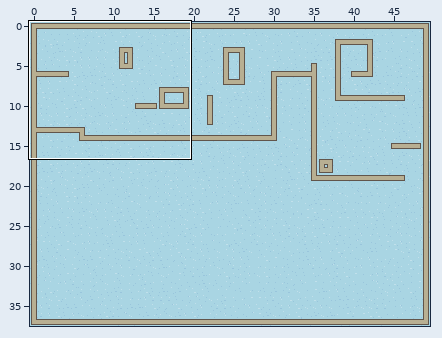
Two states of a Tiled map, res/new_basic_level.tmx. Above, an overview of the earlier version with the close-up marked.
Close-up. Before the commit:
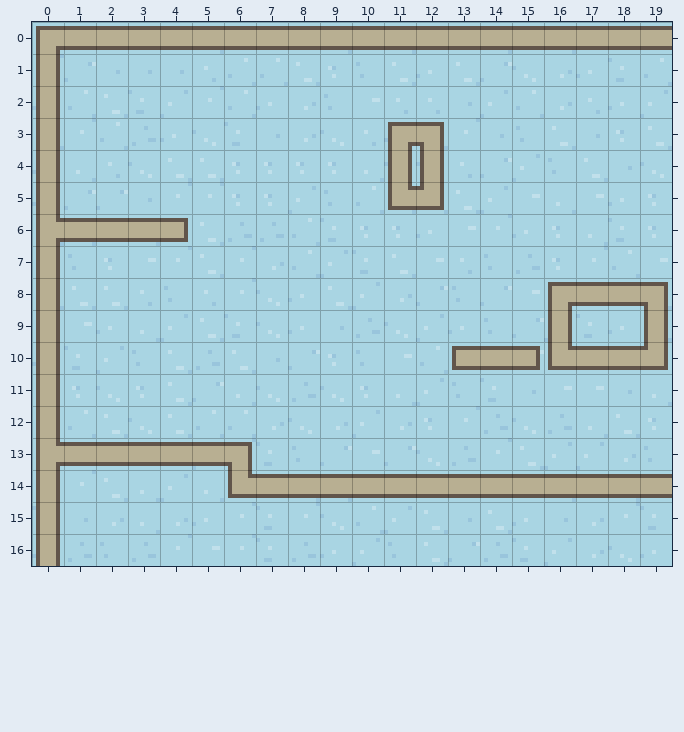
Cells are 8x8 px. Shown: x 0..19, y 0..16. The commit also changed other parts of the map, which this record leaves out.
Now the later version:
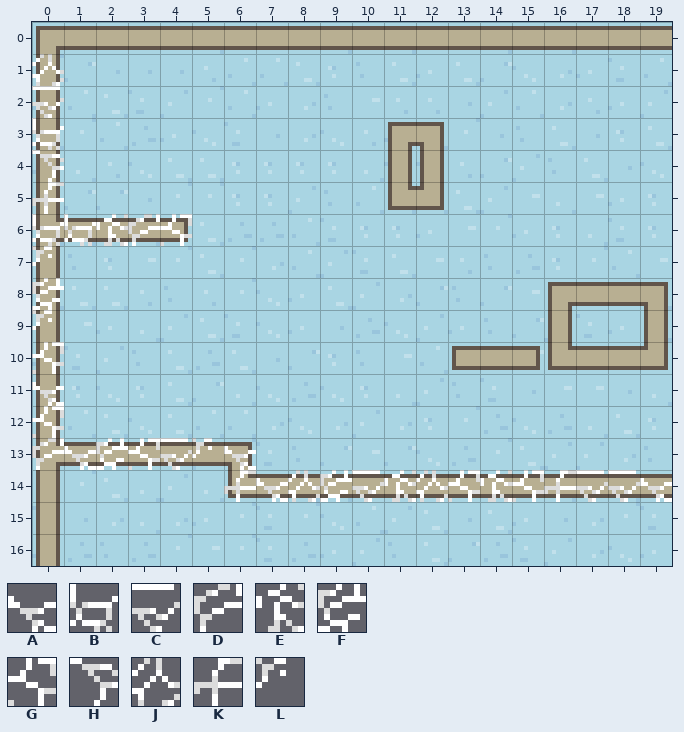
Key: from "small_basic_tiles": A 33 "spider_web", B 34 "spider_web", C 35 "spider_web", D 40 "spider_web", E 41 "spider_web", F 42 "spider_web", G 43 "spider_web", H 48 "spider_web", J 49 "spider_web", K 50 "spider_web", L 51 "spider_web".
_ is an empty cell, . an unchanged one.
Tiles of an added or newly shown layer are drawn over the layers below it.
The edit:
--- layer "terrain" (added)
@@ x 0..19 @@
- 1 _...................
- 2 _...................
- 3 _...................
- 4 _...................
- 5 _...................
- 6 _____...............
- 7 _...................
- 8 _...................
- 9 _...................
-10 _...................
-11 _...................
-12 _...................
-13 _______.............
-14 ......______________
+ 1 J...................
+ 2 C...................
+ 3 B...................
+ 4 H...................
+ 5 K...................
+ 6 BBEDG...............
+ 7 L...................
+ 8 F...................
+ 9 L...................
+10 G...................
+11 A...................
+12 G...................
+13 DAFGCLA.............
+14 ......KAJFCEJGEGKCCA
